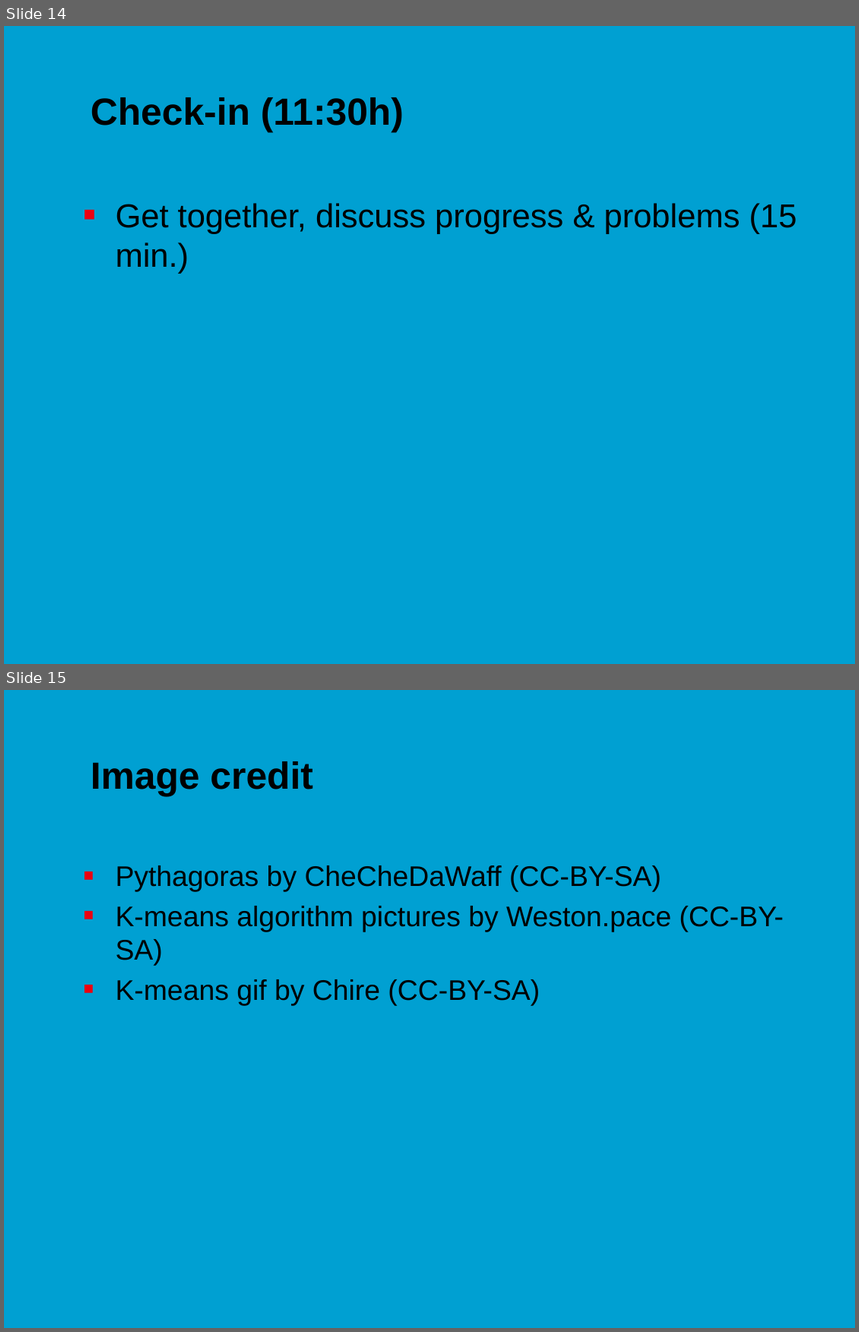
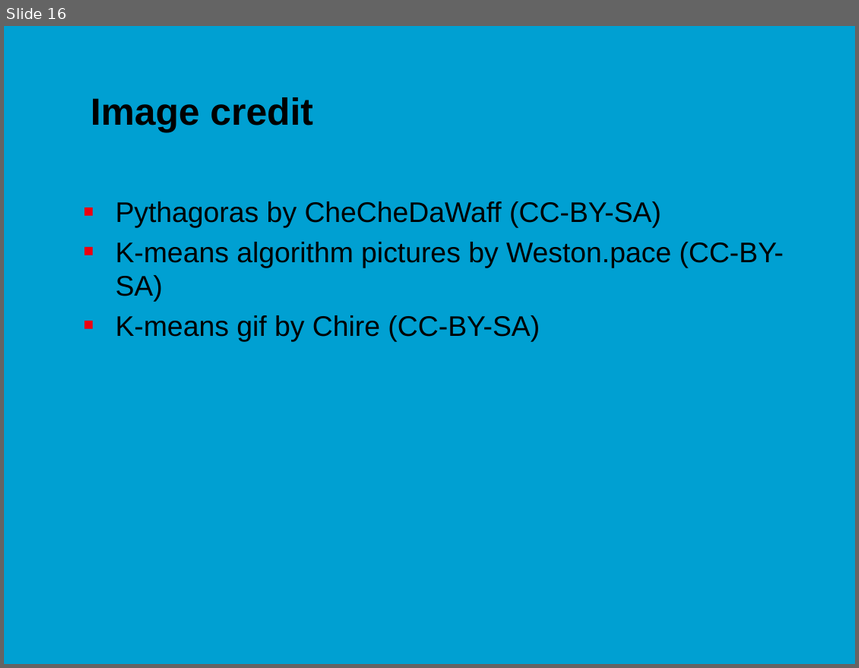
Before and after one commit to jonasmoons/data-driven-learning, a slide deck: slides/Week 7 - unsupervised learning.pptx. Shown one above the other, each under a label of ours: slides 14 and 15 before the commit, slide 16 after it. The pictures are 859x1332 and 859x668 pixels, drawn with LibreOffice and Linux fonts; fonts in the diff are those of the drawing; background and template pictures are left out. Boxes give left, top, right and bottom in pixels: in the first picture for what was removed or moved away, otherwise in the second. Text is boxed around its words. In the diff, an @@ line names an element or a change of style, - is before the commit and + after.

```diff
--- a/slides/Week 7 - unsupervised learning.pptx
+++ b/slides/Week 7 - unsupervised learning.pptx
@@ slide 14 removed at (4, 26, 855, 664), background picture (left out) @@
@@ title removed at (91, 97, 404, 132) @@
-Check-in (11:30h)
@@ text removed at (116, 203, 797, 274) @@
-■ Get together, discuss progress & problems (15 min.)
@@ what was slide 15 is now slide 16 @@
```
Also in this commit, not shown: 1 slide changed, 5 slides added, 3 other slides removed, 3 other files.
